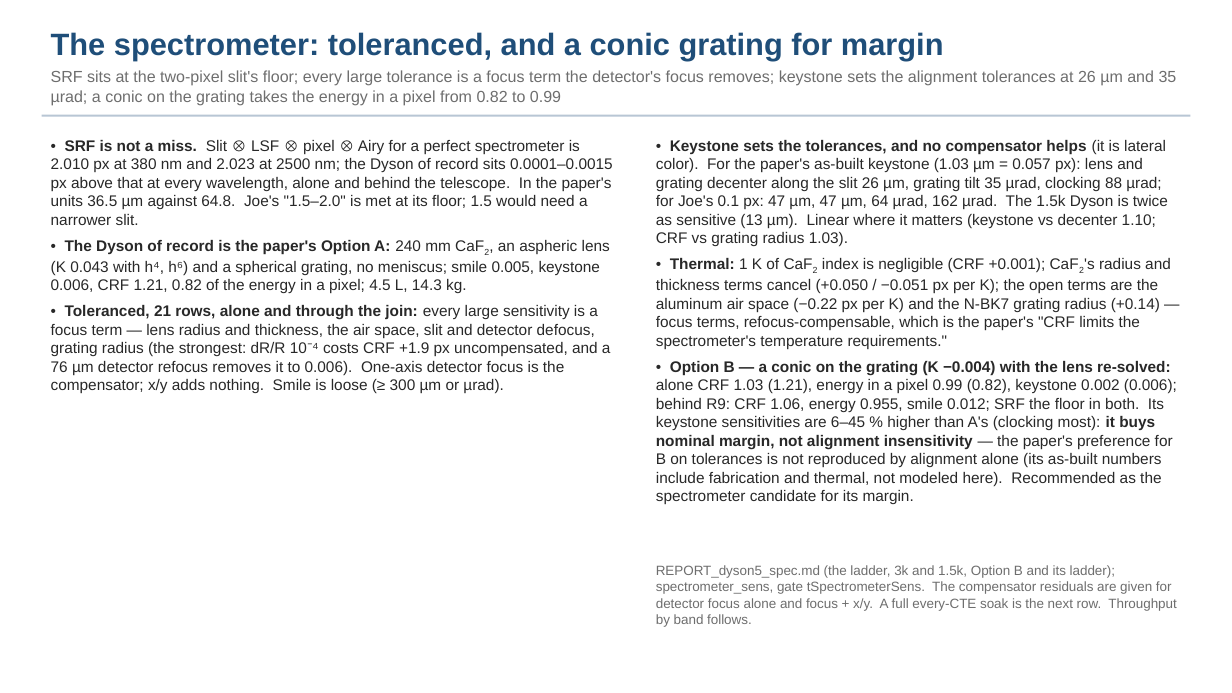
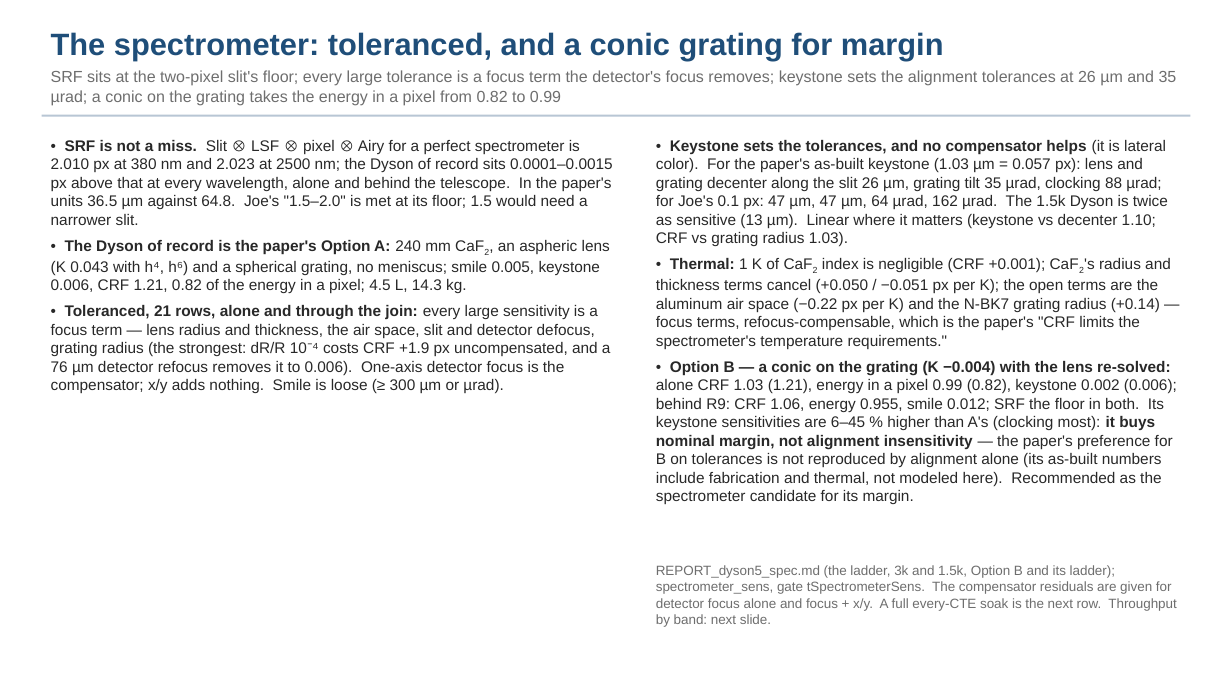
Before and after one commit to nasa-jpl/macos, a slide deck: slide 14 of demo_session/deck_dyson_3k.pptx. Drawn at 1232x693 pixels with LibreOffice and Linux fonts; fonts in the diff are those of the drawing. Boxes give left, top, right and bottom in pixels: in the first picture for what was removed or moved away, otherwise in the second. Text is boxed around its words. In the diff, an @@ line names an element or a change of style, - is before the commit and + after.

```diff
--- a/demo_session/deck_dyson_3k.pptx
+++ b/demo_session/deck_dyson_3k.pptx
@@ text at (656,565,1176,627): text changed @@
-REPORT_dyson5_spec.md (the ladder, 3k and 1.5k, Option B and its ladder); spectrometer_sens, gate tSpectrometerSens. The compensator residuals are given for detector focus alone and focus + x/y. A full every-CTE soak is the next row. Throughput by band follows.
+REPORT_dyson5_spec.md (the ladder, 3k and 1.5k, Option B and its ladder); spectrometer_sens, gate tSpectrometerSens. The compensator residuals are given for detector focus alone and focus + x/y. A full every-CTE soak is the next row. Throughput by band: next slide.
```
Also in this commit, not shown: 4 other slides changed, 1 slide added, 1 other file.
